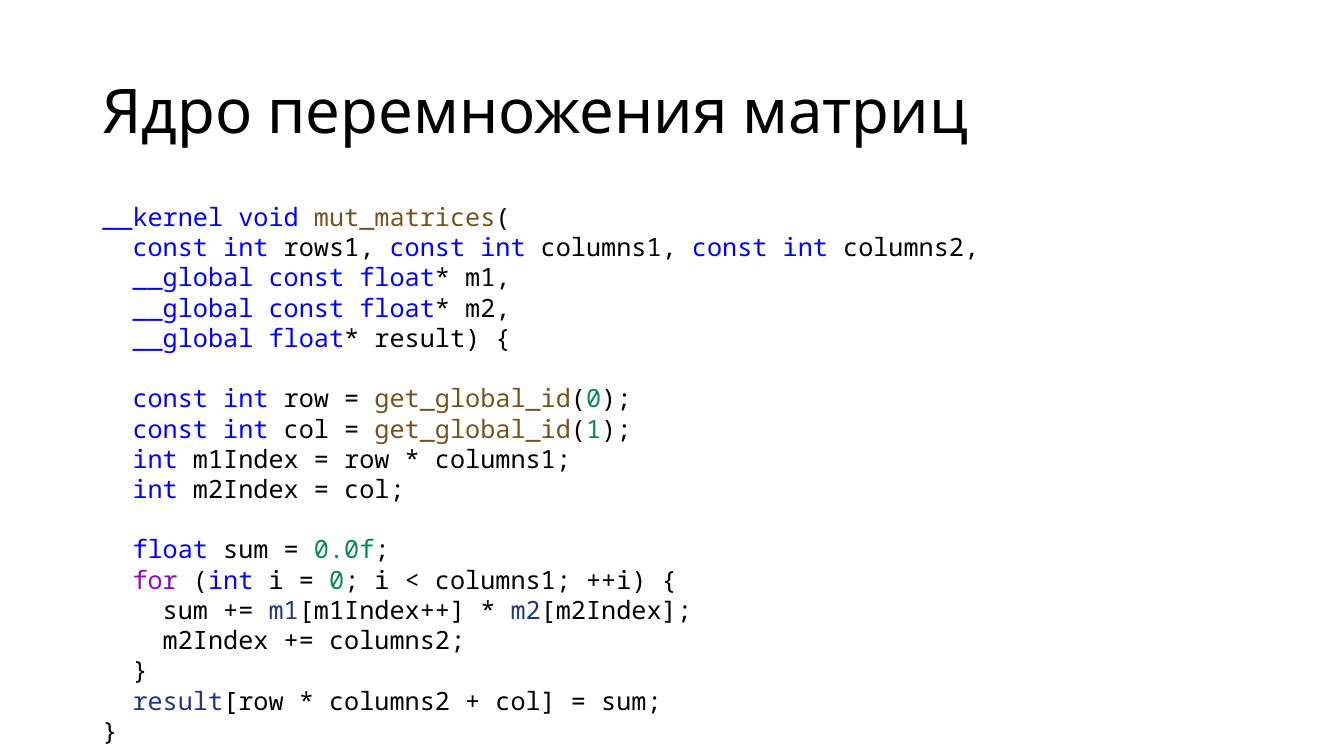
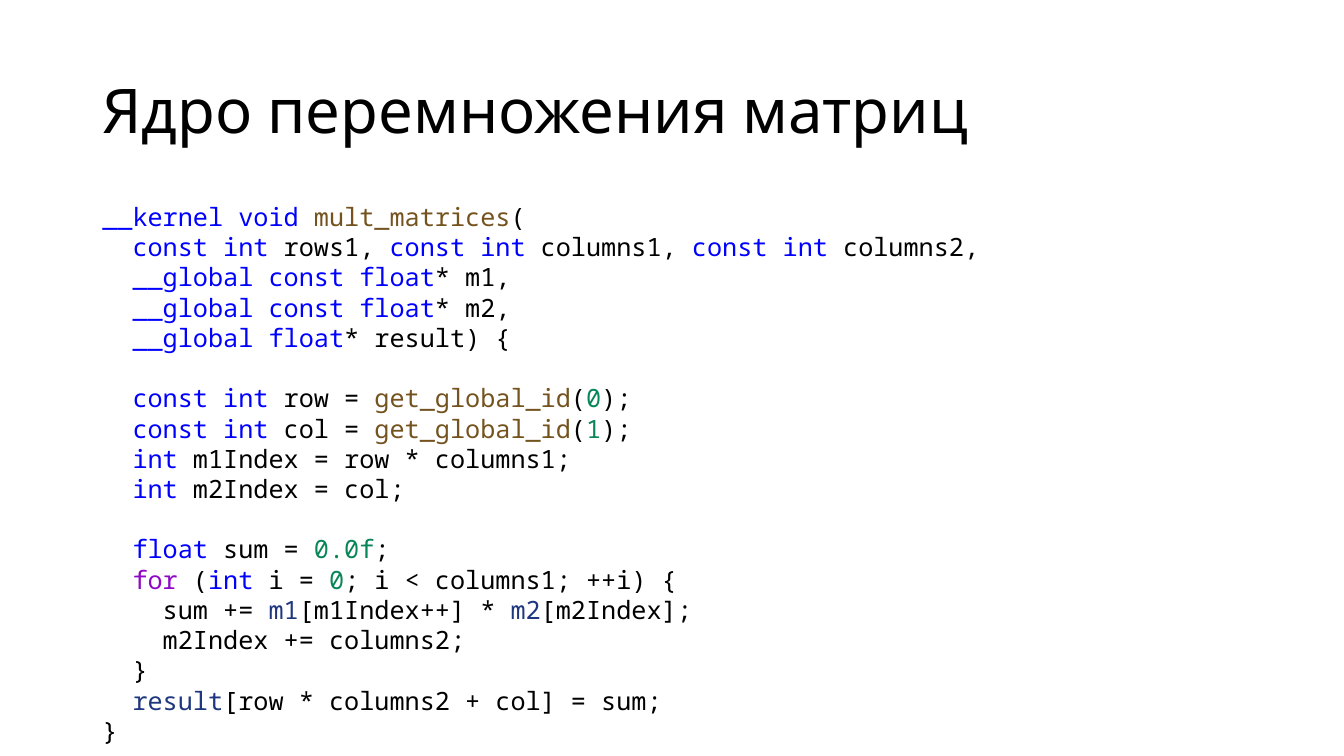
Before and after one commit to alexey-malov/pc, a slide deck: slide 26 of lectures/13/Open CL.pptx. Drawn at 1344x756 pixels with LibreOffice and Linux fonts; fonts in the diff are those of the drawing. Boxes give left, top, right and bottom in pixels: in the first picture for what was removed or moved away, otherwise in the second. Text is boxed around its words. In the diff, an @@ line names an element or a change of style, - is before the commit and + after.

```diff
--- a/lectures/13/Open CL.pptx
+++ b/lectures/13/Open CL.pptx
@@ text at (102, 207, 526, 230): text changed; text colour #0000FF to #74531F @@
-__kernel void mut_matrices(
+__kernel void mult_matrices(
```
Also in this commit, not shown: 19 slides added, 1 slide removed, 7 other files.
